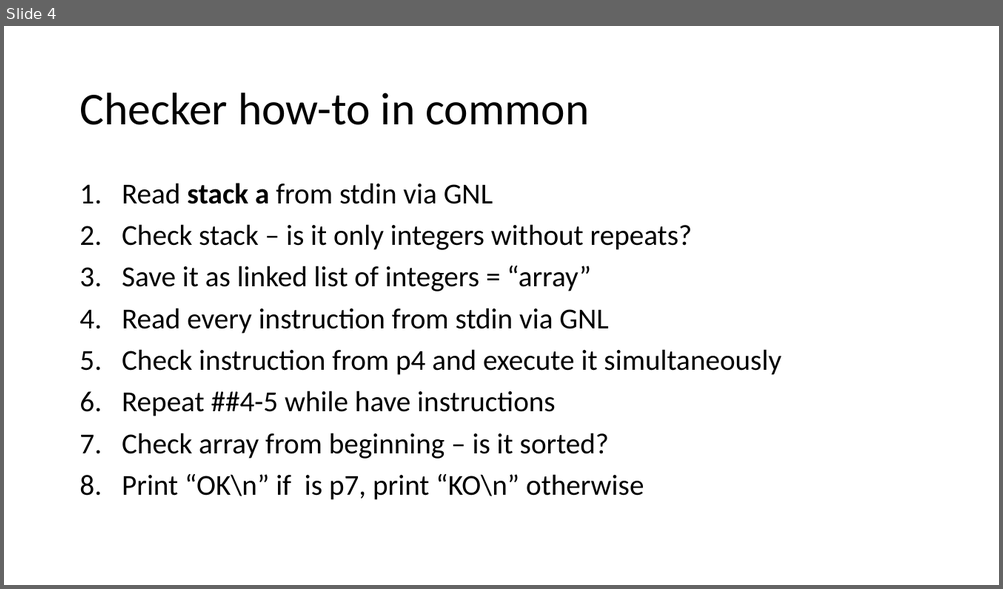
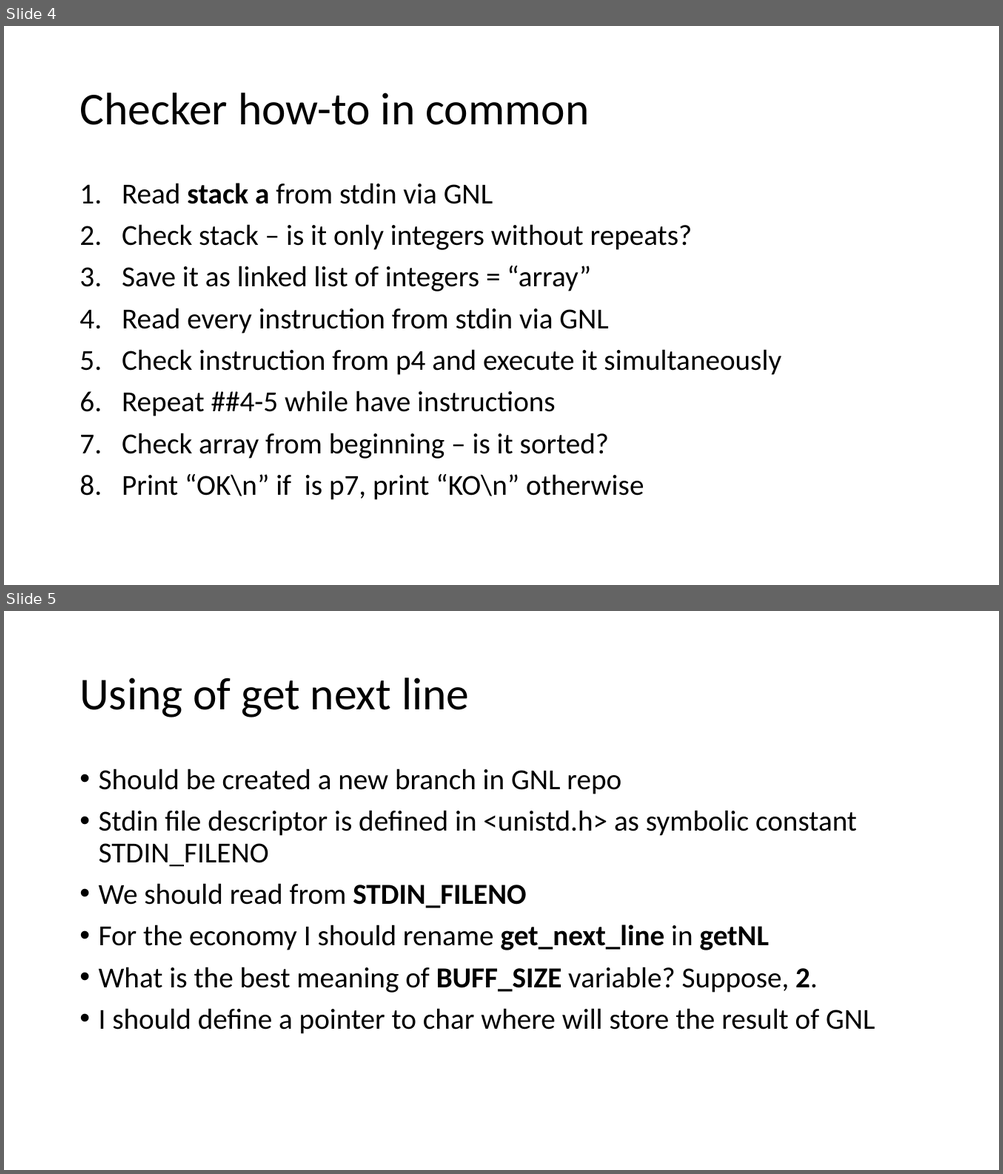
Before and after one commit to orsk-moscow/School21_push_swap, a slide deck: Схема выполнения.pptx. Shown one above the other, each under a label of ours: slide 4 before the commit, slides 4 and 5 after it. The pictures are 1003x589 and 1003x1174 pixels, drawn with LibreOffice and Linux fonts; fonts in the diff are those of the drawing. Boxes give left, top, right and bottom in pixels: in the first picture for what was removed or moved away, otherwise in the second. Text is boxed around its words. In the diff, an @@ line names an element or a change of style, - is before the commit and + after.

Commit message:
changes in gnl + added pptx + start using GNL

```diff
--- a/Схема выполнения.pptx
+++ b/Схема выполнения.pptx
@@ slide 5 added at (x1=4, y1=611, x2=999, y2=1170), background #FFFFFF @@
@@ title added at (x1=79, y1=678, x2=469, y2=718), 44 pt, text #000000 @@
+Using of get next line
@@ text added at (x1=99, y1=769, x2=874, y2=1034), 28 pt, text #000000 @@
+• Should be created a new branch in GNL repo
+• Stdin file descriptor is defined in <unistd.h> as symbolic constant STDIN_FILENO
+• We should read from STDIN_FILENO
+• For the economy I should rename get_next_line in getNL
+• What is the best meaning of BUFF_SIZE variable? Suppose, 2.
+• I should define a pointer to char where will store the result of GNL
```
Also in this commit, not shown: 1 other slide added, 1 slide removed, 5 other files.
